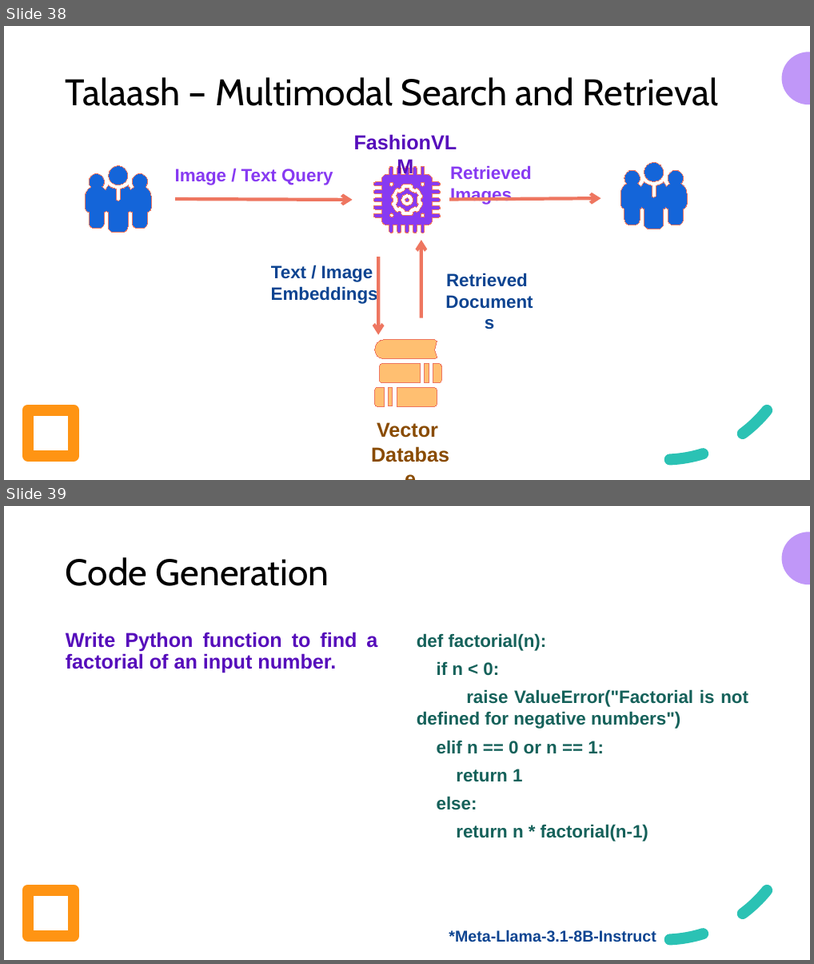
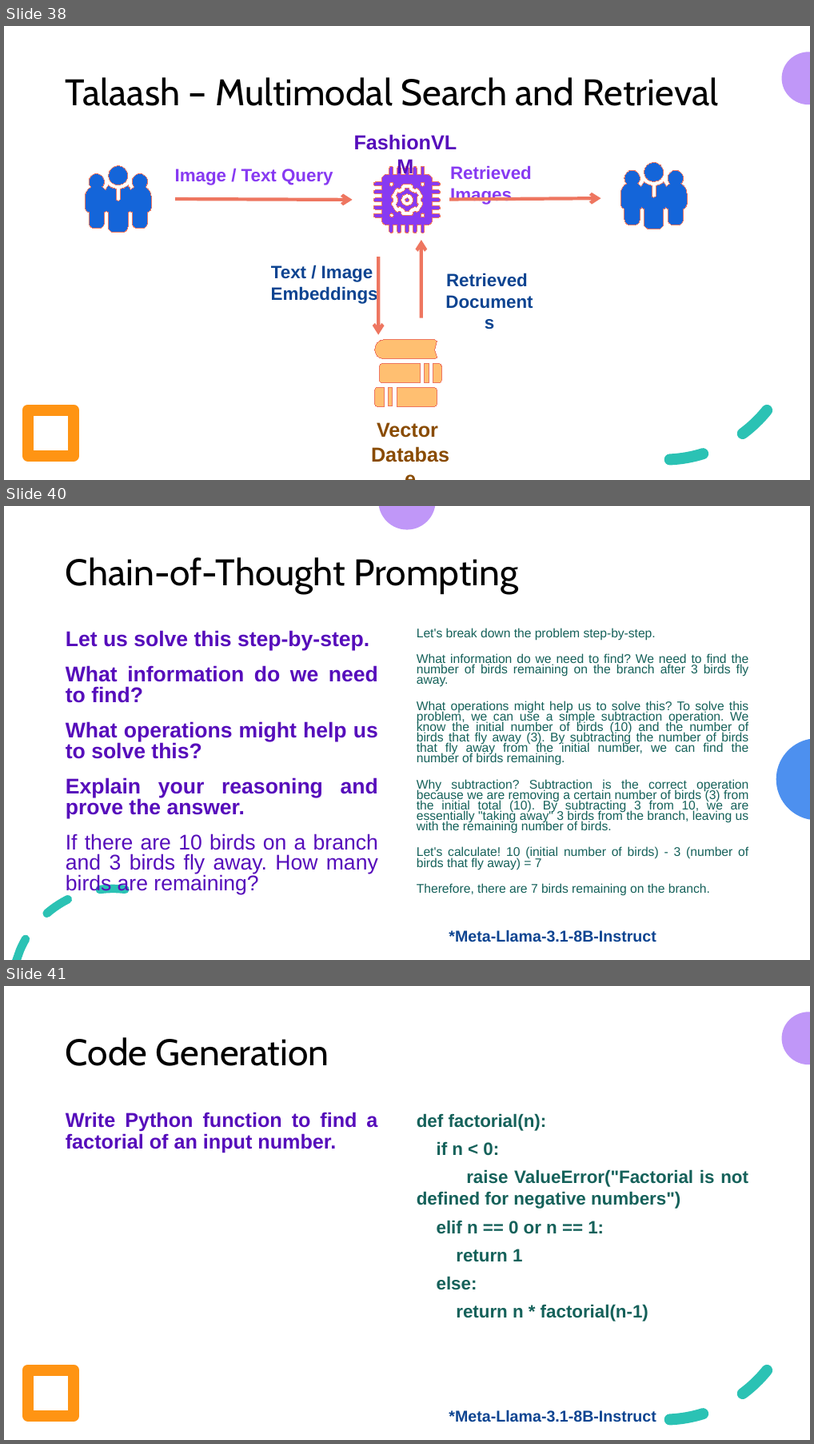
Before and after one commit to look4pritam/LargeLanguageModels, a slide deck: Presentations/IUAC-2024/Introduction_to_Large_Language_Models-From_Foundation_to_Real_World_Applications.pptx. Shown one above the other, each under a label of ours: slides 38 and 39 before the commit, slides 38, 40 and 41 after it; the slides between them are not shown. The pictures are 814x964 and 814x1444 pixels, drawn with LibreOffice and Linux fonts; fonts in the diff are those of the drawing. Boxes give left, top, right and bottom in pixels: in the first picture for what was removed or moved away, otherwise in the second. Text is boxed around its words. In the diff, an @@ line names an element or a change of style, - is before the commit and + after.

```diff
--- a/Presentations/IUAC-2024/Introduction_to_Large_Language_Models-From_Foundation_to_Real_World_Applications.pptx
+++ b/Presentations/IUAC-2024/Introduction_to_Large_Language_Models-From_Foundation_to_Real_World_Applications.pptx
@@ slide 40 added at <box>4,506,810,960</box>, background #FFFFFF @@
@@ freeform shape added at <box>379,506,435,529</box>, fill #C097F8 @@
@@ title added at <box>66,557,518,594</box>, 33 pt, text #000000 @@
+Chain-of-Thought Prompting
@@ text added at <box>66,630,378,894</box>, 19 pt, text #560DBB, bold @@
+Let us solve this step-by-step.
+What information do we need to find?
+What operations might help us to solve this?
+Explain your reasoning and prove the answer.
+If there are 10 birds on a branch and 3 birds fly away. How many birds are remaining?
@@ text added at <box>417,628,750,895</box>, 11.2 pt, text #15615A @@
+Let's break down the problem step-by-step.
+What information do we need to find? We need to find the number of birds remaining on the branch after 3 birds fly away.
+What operations might help us to solve this? To solve this problem, we can use a simple subtraction operation. We know the initial number of birds (10) and the number of birds that fly away (3). By subtracting the number of birds that fly away from the initial number, we can find the number of birds remaining.
+Why subtraction? Subtraction is the correct operation because we are removing a certain number of birds (3) from the initial total (10). By subtracting 3 from 10, we are essentially "taking away" 3 birds from the branch, leaving us with the remaining number of birds.
+Let's calculate! 10 (initial number of birds) - 3 (number of birds that fly away) = 7
+Therefore, there are 7 birds remaining on the branch.
@@ freeform shape added at <box>777,739,810,820</box>, fill #4D90EF @@
@@ freeform shape added at <box>12,884,129,960</box>, fill #2BC2B4 @@
@@ text added at <box>449,929,657,942</box>, 14 pt, text #0D4491, bold @@
+*Meta-Llama-3.1-8B-Instruct
@@ what was slide 39 is now slide 41 @@
```
Also in this commit, not shown: 1 other slide added, 1 slide removed.
